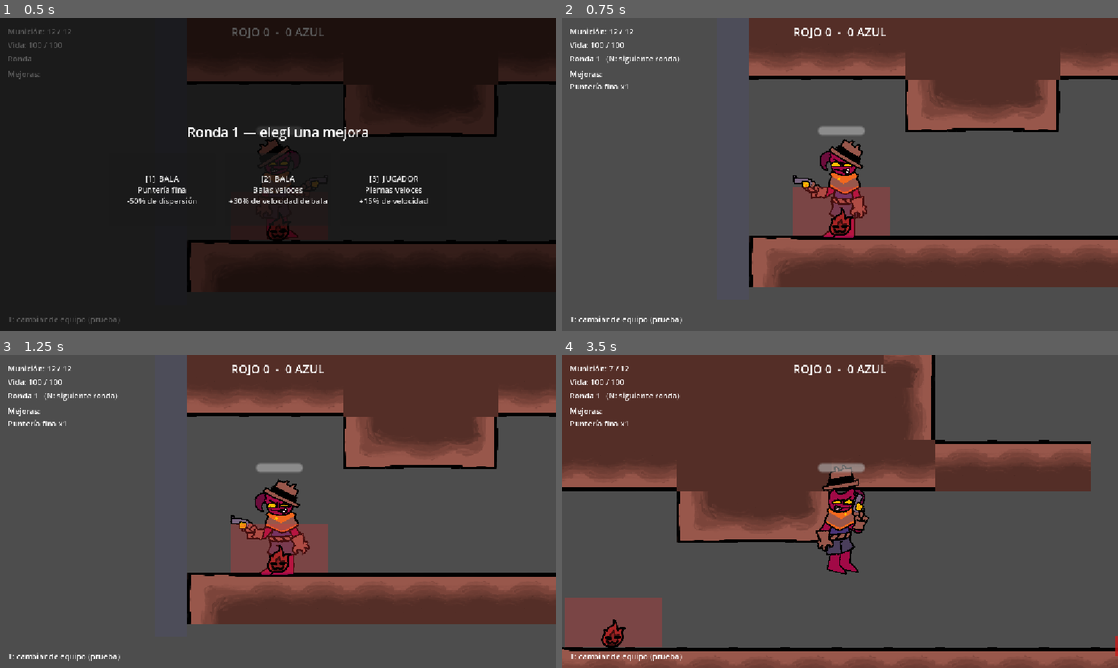
Above: before the commit, frames 1-4 (two rows, left to right).
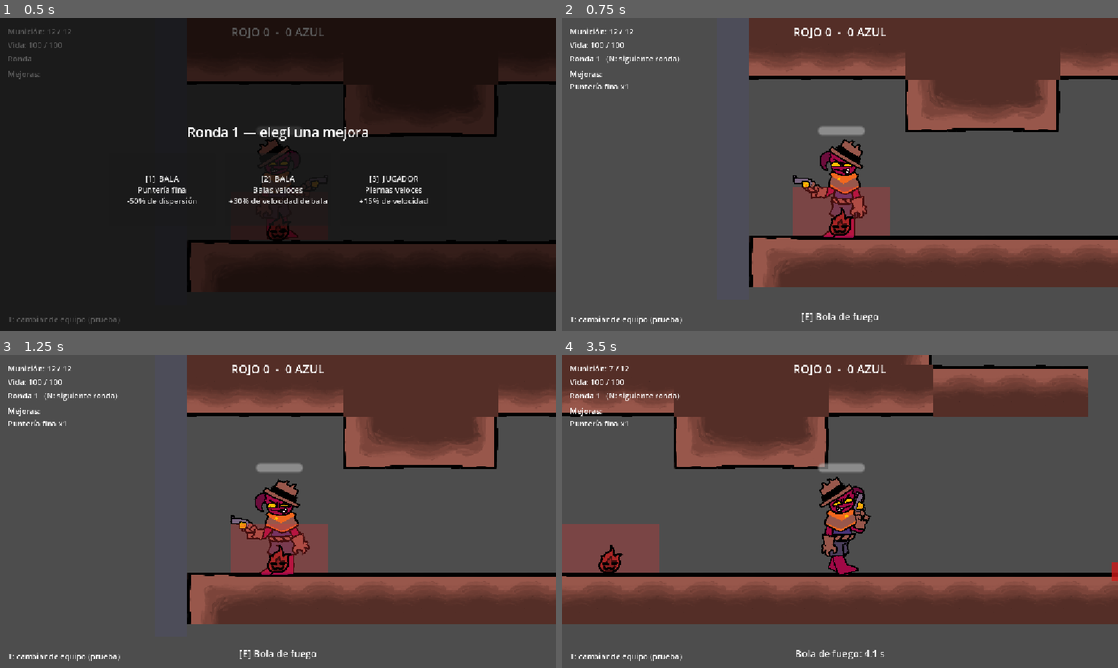
Above: after the commit, the same moments.

Repository: Garnixtyh/Demons-shot
Game: Godot game, scene res://escenas y recursos/test_room/test_room.tscn
The game is run twice, just before and just after one commit, with the same random seed, the same clock (stepped at 60 frames per second) and the same inputs. The engine's default icon, where the game draws it, is replaced by a stand-in: a white triangle on a blue panel in a dark square.
Inputs (mouse positions are in pixels of both pictures, inside the frame that each line leads up to):
- Up to frame 1 (0.5 s): no input
- Up to frame 2 (0.75 s): click "[1] BALA Puntería fina -50% d…" at 0.5 s
- Up to frame 3 (1.25 s): no input
- Up to frame 4 (3.5 s): tap Enter at 1.25 s; move the mouse to (962, 495) at 1.27 s; press the mouse at (962, 495) at 1.28 s; hold D (move_right) 1.28-2.78 s; tap Space (jump) at 1.52, 1.82, 2.27, 2.57 s; tap E (ability, bound only after the commit) at 1.55, 2.1 s; move the mouse to (728, 527) at 2.02 s; release the mouse at (728, 527) at 2.03 s; click (728, 527) at 2.17 s; tap Shift (dash, bound only after the commit) at 2.3, 2.85 s; move the mouse to (895, 442) at 2.77 s; hold A (move_left) from 2.78 s (still down); hold Space (jump) from 2.78 s (still down); click (895, 442) at 2.92 s

Frame 1 is identical in both runs. In frame 2, 0.2% of the frame differs, in the area x 43-57%, y 94-98%; in frame 3, 0.2%; in frame 4, 58%, in the area x 0-100%, y 0-100%.

Commit message:
habilidad

Diff:
--- /dev/null
+++ b/escenas y recursos/abilities/ability.gd
@@ -0,0 +1,99 @@
+extends Node
+## MOLDE de habilidad especial (tecla E).
+##
+## Cada personaje tiene su propia habilidad: se crea un script nuevo que
+## EXTIENDE este y sobrescribe _activate(). Ejemplo:
+##
+##   extends "ability.gd"
+##
+##   func _init() -> void:
+##       ability_name = "Mi habilidad"
+##       cooldown = 8.0
+##
+##   func _activate() -> void:
+##       # lo que haga la habilidad (usá `player` para acceder al jugador)
+##
+## Después se asigna a cada personaje en el Inspector del jugador:
+## grupo "Habilidad especial" > ability_script_path.
+##
+## Este script se encarga del cooldown, de las señales y del texto en pantalla.
+
+signal activated
+signal cooldown_started(duration: float)
+signal ready_again
+
+@export var ability_name: String = "Habilidad"
+## Segundos de espera entre usos
+@export var cooldown: float = 5.0
+## Muestra abajo en pantalla el nombre y el cooldown de la habilidad
+@export var show_hud: bool = true
+
+## El jugador dueño de la habilidad (el nodo padre)
+var player: Node2D
+
+var _cooldown_left: float = 0.0
+var _hud_label: Label
+
+
+func _ready() -> void:
+	player = get_parent() as Node2D
+	if show_hud:
+		_create_hud()
+
+
+func _process(delta: float) -> void:
+	if _cooldown_left > 0.0:
+		_cooldown_left = maxf(_cooldown_left - delta, 0.0)
+		if _cooldown_left == 0.0:
+			ready_again.emit()
+	_update_hud()
+
+
+## La llama el jugador al apretar E. Devuelve true si se usó.
+func try_activate() -> bool:
+	if not can_activate():
+		return false
+	_activate()
+	_cooldown_left = cooldown
+	activated.emit()
+	cooldown_started.emit(cooldown)
+	return true
+
+
+func can_activate() -> bool:
+	return _cooldown_left <= 0.0 and not player.is_dead
+
+
+## 0 = lista para usar, 1 = recién usada (sirve para barras de cooldown)
+func get_cooldown_ratio() -> float:
+	if cooldown <= 0.0:
+		return 0.0
+	return clampf(_cooldown_left / cooldown, 0.0, 1.0)
+
+
+## SOBRESCRIBIR en cada personaje: lo que hace la habilidad.
+func _activate() -> void:
+	pass
+
+
+func _create_hud() -> void:
+	var layer := CanvasLayer.new()
+	add_child(layer)
+	_hud_label = Label.new()
+	layer.add_child(_hud_label)
+	_hud_label.set_anchors_and_offsets_preset(Control.PRESET_CENTER_BOTTOM)
+	_hud_label.grow_horizontal = Control.GROW_DIRECTION_BOTH
+	_hud_label.grow_vertical = Control.GROW_DIRECTION_BEGIN
+	_hud_label.offset_top = -44.0
+	_hud_label.offset_bottom = -16.0
+	_hud_label.horizontal_alignment = HORIZONTAL_ALIGNMENT_CENTER
+	_hud_label.add_theme_font_size_override("font_size", 20)
+
+
+func _update_hud() -> void:
+	if _hud_label == null:
+		return
+	if _cooldown_left > 0.0:
+		_hud_label.text = "%s: %.1f s" % [ability_name, _cooldown_left]
+	else:
+		_hud_label.text = "[E] %s" % ability_name
--- /dev/null
+++ b/escenas y recursos/abilities/fireball.gd
@@ -0,0 +1,52 @@
+extends Area2D
+## Bola de fuego: proyectil grande dibujado por código (no usa imágenes).
+## Daña lo primero que toca (si tiene take_damage) y desaparece.
+
+var direction: Vector2 = Vector2.RIGHT
+var speed: float = 520.0
+var damage: float = 60.0
+var radius: float = 28.0
+var lifetime: float = 2.5
+## Quien la lanzó; la bola lo ignora
+var shooter: Node = null
+
+var _age: float = 0.0
+
+
+func _ready() -> void:
+	collision_layer = 0
+	collision_mask = 1
+	z_index = 20
+	var shape := CircleShape2D.new()
+	shape.radius = radius
+	var collision := CollisionShape2D.new()
+	collision.shape = shape
+	add_child(collision)
+	body_entered.connect(_on_body_entered)
+
+
+func _physics_process(delta: float) -> void:
+	global_position += direction * speed * delta
+	lifetime -= delta
+	if lifetime <= 0.0:
+		queue_free()
+
+
+func _process(delta: float) -> void:
+	_age += delta
+	queue_redraw()
+
+
+func _draw() -> void:
+	var pulse := 1.0 + 0.08 * sin(_age * 20.0)
+	draw_circle(Vector2.ZERO, radius * pulse, Color(1.0, 0.35, 0.05, 0.45))
+	draw_circle(Vector2.ZERO, radius * 0.75 * pulse, Color(1.0, 0.55, 0.1, 0.8))
+	draw_circle(Vector2.ZERO, radius * 0.4, Color(1.0, 0.9, 0.4, 1.0))
+
+
+func _on_body_entered(body: Node2D) -> void:
+	if body == shooter:
+		return
+	if body.has_method("take_damage"):
+		body.take_damage(damage)
+	queue_free()
--- /dev/null
+++ b/escenas y recursos/abilities/fireball_ability.gd
@@ -0,0 +1,34 @@
+extends "ability.gd"
+## Habilidad de ejemplo (template): lanza una bola de fuego grande hacia el mouse.
+
+const FireballScript := preload("fireball.gd")
+
+@export var damage: float = 60.0
+@export var speed: float = 520.0
+## Tamaño de la bola (radio en píxeles)
+@export var radius: float = 28.0
+## Segundos que viaja antes de apagarse
+@export var lifetime: float = 2.5
+
+
+func _init() -> void:
+	ability_name = "Bola de fuego"
+	cooldown = 6.0
+
+
+func _activate() -> void:
+	var weapon: Node = player.get_weapon()
+	var direction: Vector2 = weapon.aim_direction
+	var origin: Vector2 = weapon.muzzle.global_position
+
+	var fireball: Area2D = FireballScript.new()
+	# Las propiedades se asignan antes de agregarla a la escena
+	fireball.direction = direction
+	fireball.speed = speed
+	fireball.damage = damage
+	fireball.radius = radius
+	fireball.lifetime = lifetime
+	fireball.shooter = player
+	get_tree().current_scene.add_child(fireball)
+	# Nace un poco adelante para no pegarse al jugador
+	fireball.global_position = origin + direction * radius
--- a/escenas y recursos/player/player.gd
+++ b/escenas y recursos/player/player.gd
@@ -6,6 +6,17 @@
 signal health_changed(current: float, maximum: float)
 signal died
 signal respawned
+signal dashed
+
+## Shader que mezcla los colores del personaje con blanco (efecto del esquive)
+const FLASH_SHADER := """
+shader_type canvas_item;
+uniform float amount : hint_range(0.0, 1.0) = 0.0;
+uniform vec4 flash_color : source_color = vec4(1.0, 1.0, 1.0, 1.0);
+void fragment() {
+	COLOR.rgb = mix(COLOR.rgb, flash_color.rgb, amount);
+}
+"""
 
 @export_group("Movimiento horizontal")
 @export var max_speed: float = 260.0
@@ -27,6 +38,27 @@
 ## Tiempo (s) que se recuerda un salto presionado antes de tocar el suelo
 @export var jump_buffer_time: float = 0.1
 
+@export_group("Esquive (Shift)")
+@export var dash_speed: float = 700.0
+## Segundos que dura el esquive
+@export var dash_duration: float = 0.18
+@export var dash_cooldown: float = 0.8
+## Si es true, no recibe daño mientras dura el esquive
+@export var dash_invulnerable: bool = true
+## Qué tan blanco se pone el personaje (1 = blanco total, menos = semitransparente)
+@export_range(0.0, 1.0) var dash_flash_strength: float = 0.8
+@export var dash_flash_color: Color = Color.WHITE
+## Segundos del degradado con el que aparece el blanco
+@export var dash_flash_fade_in: float = 0.08
+## Segundos del degradado con el que se va el blanco
+@export var dash_flash_fade_out: float = 0.3
+
+@export_group("Habilidad especial (E)")
+## Script de la habilidad de ESTE personaje (debe extender abilities/ability.gd).
+## Cada personaje nuevo usa el suyo. Si el jugador ya tiene un nodo hijo
+## llamado "Ability", se usa ese y esto se ignora.
+@export_file("*.gd") var ability_script_path: String = "res://escenas y recursos/abilities/fireball_ability.gd"
+
 @export_group("Vida")
 @export var max_health: float = 100.0
 ## Segundos entre la muerte y la reaparición
@@ -61,6 +93,13 @@
 var _buffer_timer: float = 0.0
 var _protection_timer: float = 0.0
 var _protection_sprite: Sprite2D
+var _is_dashing: bool = false
+var _dash_timer: float = 0.0
+var _dash_cooldown_timer: float = 0.0
+var _dash_direction: float = 1.0
+var _flash_material: ShaderMaterial
+var _flash_tween: Tween
+var _ability: Node = null
 
 @onready var _body_shape: CollisionShape2D = $CollisionShape2D
 @onready var _visual: CanvasItem = $Visuals
@@ -73,6 +112,8 @@
 	add_to_group("players")
 	_ensure_input_actions()
 	_create_protection_sprite()
+	_setup_flash_material()
+	_setup_ability()
 	spawn_position = global_position
 	health = max_health
 	_update_health_bar()
@@ -86,9 +127,15 @@
 	if global_position.y > fall_death_y:
 		die()
 		return
-	_handle_horizontal(delta)
-	_handle_jump(delta)
-	_apply_gravity(delta)
+	_dash_cooldown_timer = maxf(_dash_cooldown_timer - delta, 0.0)
+	_handle_dash_input()
+	if _is_dashing:
+		_update_dash(delta)
+	else:
+		_handle_horizontal(delta)
+		_handle_jump(delta)
+		_apply_gravity(delta)
+	_handle_ability_input()
 	move_and_slide()
 
 
@@ -130,6 +177,8 @@
 func take_damage(amount: float) -> void:
 	if is_dead or _protection_timer > 0.0:
 		return
+	if _is_dashing and dash_invulnerable:
+		return
 	health = maxf(health - amount, 0.0)
 	_update_health_bar()
 	health_changed.emit(health, max_health)
@@ -147,6 +196,7 @@
 	# Si llevaba una bandera, la suelta donde murió
 	if carried_flag != null:
 		carried_flag.drop()
+	_reset_dash_state()
 	_body_shape.set_deferred("disabled", true)
 	_visual.hide()
 	_health_bar.hide()
@@ -191,6 +241,89 @@
 	respawned.emit()
 
 
+func _handle_dash_input() -> void:
+	if _is_dashing or _dash_cooldown_timer > 0.0:
+		return
+	if Input.is_action_just_pressed("dash"):
+		_start_dash()
+
+
+func _start_dash() -> void:
+	# Hacia donde se mueve; si está quieto, hacia donde apunta el mouse
+	var direction := Input.get_axis("move_left", "move_right")
+	if direction == 0.0:
+		direction = 1.0 if get_global_mouse_position().x >= global_position.x else -1.0
+	_dash_direction = signf(direction)
+	_is_dashing = true
+	_dash_timer = dash_duration
+	_dash_cooldown_timer = dash_cooldown
+	velocity.y = 0.0
+	_play_dash_flash()
+	dashed.emit()
+
+
+func _update_dash(delta: float) -> void:
+	_dash_timer -= delta
+	velocity.x = _dash_direction * dash_speed
+	velocity.y = 0.0
+	if _dash_timer <= 0.0:
+		_is_dashing = false
+		# Al terminar conserva algo de impulso, sin salir disparado
+		velocity.x = _dash_direction * minf(max_speed, dash_speed)
+
+
+func _reset_dash_state() -> void:
+	_is_dashing = false
+	if _flash_tween != null:
+		_flash_tween.kill()
+	_set_flash_amount(0.0)
+
+
+## El blanco aparece con degradado, se mantiene durante el esquive y se desvanece.
+func _play_dash_flash() -> void:
+	if _flash_tween != null:
+		_flash_tween.kill()
+	_flash_tween = create_tween()
+	_flash_tween.tween_method(_set_flash_amount, 0.0, dash_flash_strength, dash_flash_fade_in)
+	_flash_tween.tween_interval(maxf(dash_duration - dash_flash_fade_in, 0.0))
+	_flash_tween.tween_method(_set_flash_amount, dash_flash_strength, 0.0, dash_flash_fade_out)
+
+
+func _set_flash_amount(value: float) -> void:
+	_flash_material.set_shader_parameter("amount", value)
+
+
+## Aplica el shader a todo el personaje (Visuals y todos sus sprites).
+func _setup_flash_material() -> void:
+	var shader := Shader.new()
+	shader.code = FLASH_SHADER
+	_flash_material = ShaderMaterial.new()
+	_flash_material.shader = shader
+	_flash_material.set_shader_parameter("flash_color", dash_flash_color)
+	_visual.material = _flash_material
+	for item in _visual.find_children("*", "CanvasItem", true, false):
+		item.use_parent_material = true
+
+
+func _handle_ability_input() -> void:
+	if _ability != null and Input.is_action_just_pressed("ability"):
+		_ability.try_activate()
+
+
+## Busca la habilidad del personaje: un nodo hijo "Ability" o el script indicado.
+func _setup_ability() -> void:
+	_ability = get_node_or_null("Ability")
+	if _ability != null or ability_script_path.is_empty():
+		return
+	if not ResourceLoader.exists(ability_script_path):
+		push_warning("Player: no encontré la habilidad '%s'. Revisá ability_script_path." % ability_script_path)
+		return
+	_ability = Node.new()
+	_ability.name = "Ability"
+	_ability.set_script(load(ability_script_path))
+	add_child(_ability)
+
+
 ## Crea por código el sprite que se muestra mientras dura la protección.
 func _create_protection_sprite() -> void:
 	_protection_sprite = Sprite2D.new()
@@ -232,6 +365,8 @@
 	_add_action("move_left", [KEY_A, KEY_LEFT])
 	_add_action("move_right", [KEY_D, KEY_RIGHT])
 	_add_action("jump", [KEY_SPACE, KEY_W, KEY_UP])
+	_add_action("dash", [KEY_SHIFT])
+	_add_action("ability", [KEY_E])
 
 
 func _add_action(action: StringName, keys: Array) -> void:
Not shown, added: escenas y recursos/abilities/ability.gd.uid
Not shown, added: escenas y recursos/abilities/fireball.gd.uid
Not shown, added: escenas y recursos/abilities/fireball_ability.gd.uid
